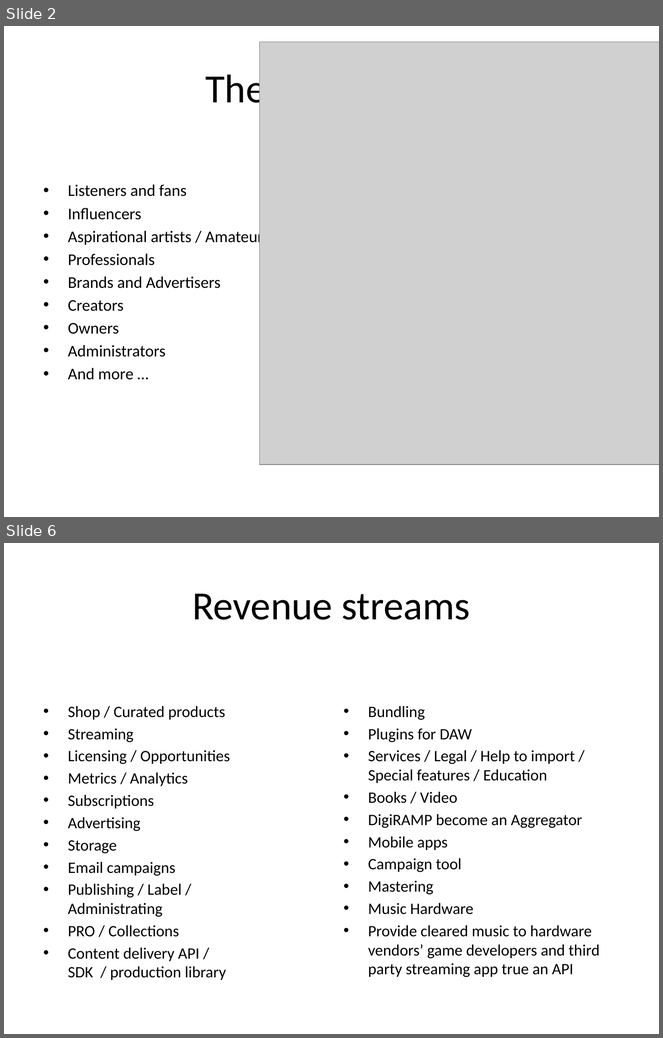
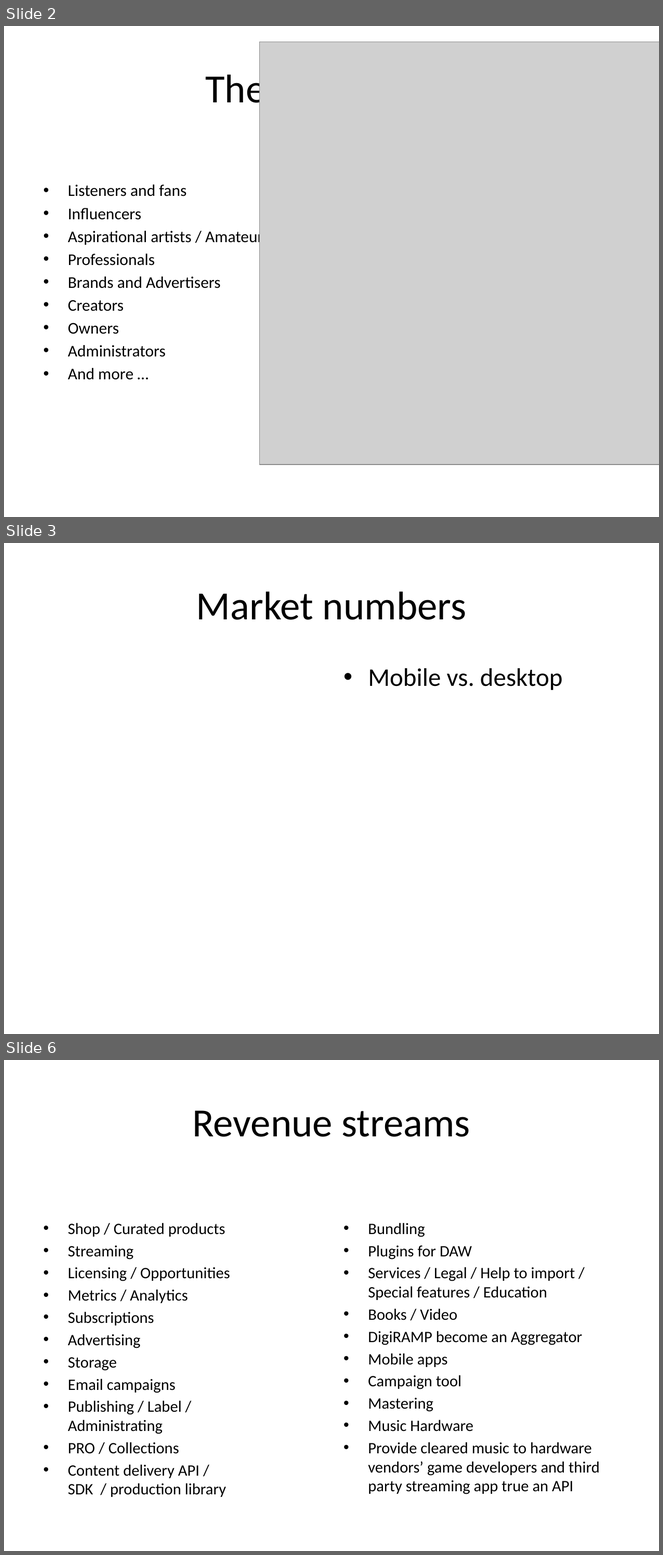
Before and after one commit to maxgronlund/digiramp, a slide deck: documents/strategy/consumer player/DigiRAMP-DEC-2015.pptx. Shown one above the other, each under a label of ours: slides 2 and 6 before the commit, slides 2, 3 and 6 after it; the slides between them are not shown. The pictures are 663x1038 and 663x1555 pixels, drawn with LibreOffice and Linux fonts; fonts in the diff are those of the drawing; grey boxes stand for pictures. Boxes give left, top, right and bottom in pixels: in the first picture for what was removed or moved away, otherwise in the second. Text is boxed around its words. In the diff, an @@ line names an element or a change of style, - is before the commit and + after.

```diff
--- a/documents/strategy/consumer player/DigiRAMP-DEC-2015.pptx
+++ b/documents/strategy/consumer player/DigiRAMP-DEC-2015.pptx
@@ slide 3 added at (4, 543, 659, 1034), background #FFFFFF @@
@@ title added at (196, 591, 467, 620), 44 pt, text #000000 @@
+Market numbers
@@ text added at (368, 668, 563, 690), 28 pt, text #000000 @@
+• Mobile vs. desktop
```
Also in this commit, not shown: 4 slides changed, 2 other slides added, 23 other files.
